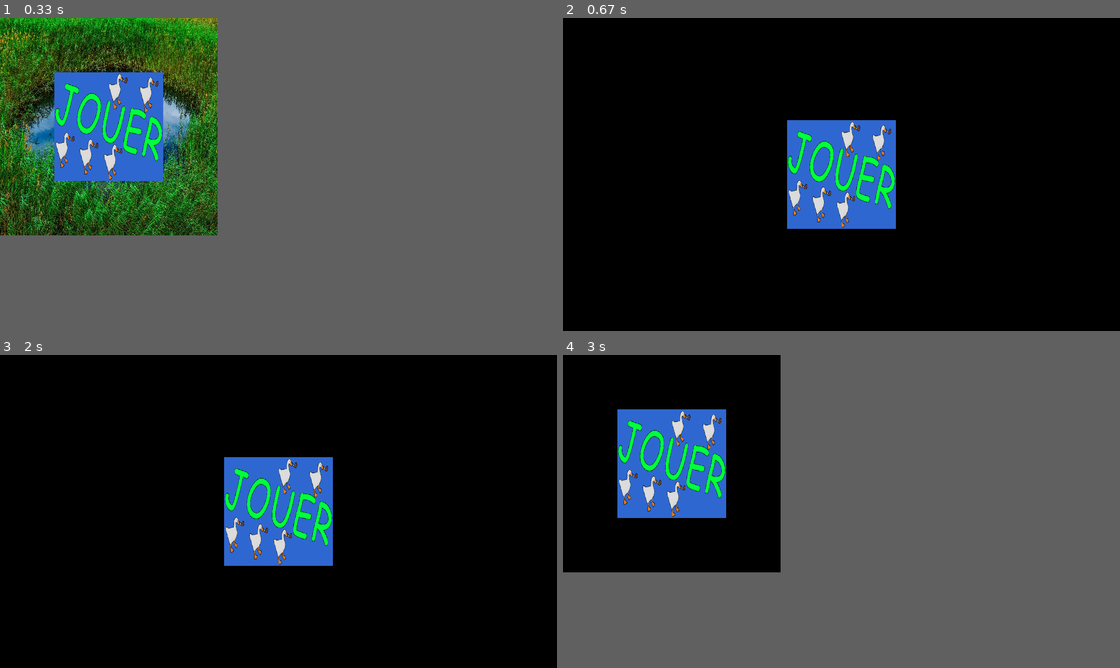
Above: before the commit, frames 1-4 (two rows, left to right).
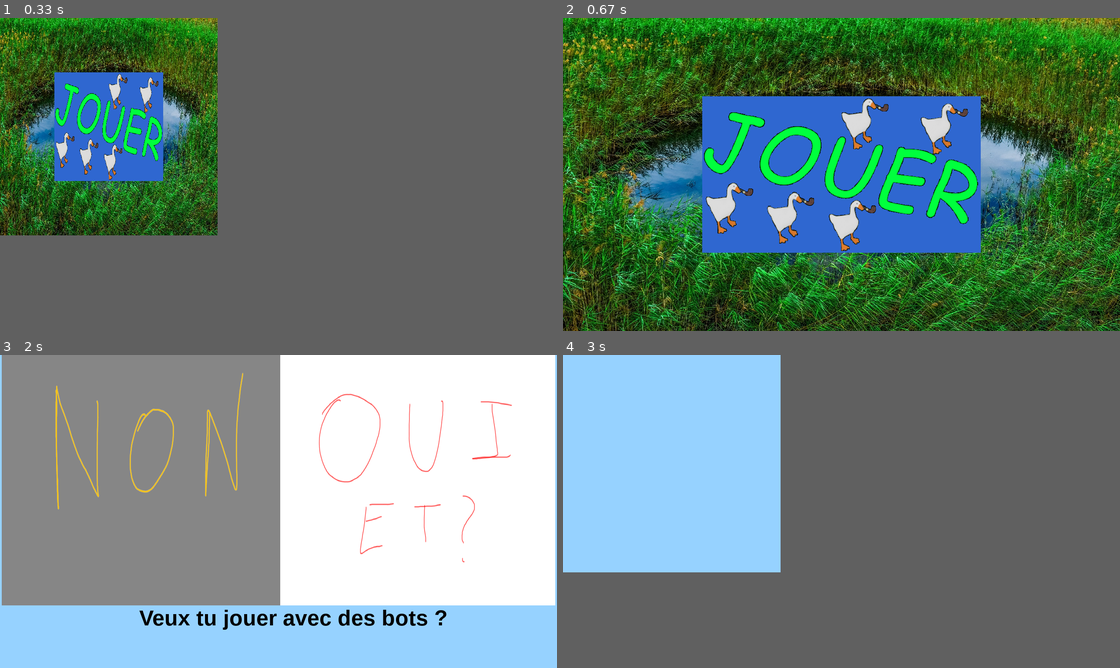
Above: after the commit, the same moments.

Repository: chokinyan/nsi-projet
Game: pygame game, started from projet nsi/projet.py
Two runs of this game, one before a commit and one after it. Both use one fixed random seed, a clock stepped at 60 frames per second and the inputs below.
Inputs (mouse positions are in pixels of both pictures, inside the frame that each line leads up to):
- Up to frame 1 (0.33 s): no input
- Up to frame 2 (0.67 s): hold F11 from 0.33 s (still down)
- Up to frame 3 (2 s): release F11 at 0.8 s; tap A at 0.83 s; click (345, 539) at 1.72 s
- Up to frame 4 (3 s): hold F11 2-2.47 s; click (663, 520) at 2.55 s; click (730, 498) at 2.88 s

Frame 1 is identical in both runs. In frame 2, 91% of the frame differs, in the area x 0-100%, y 0-100%; in frame 3, 99%; in frame 4, 27%.

Commit message:
finish of oop

Diff:
--- a/projet nsi/projet.py
+++ b/projet nsi/projet.py
@@ -129,10 +129,18 @@
 class etat_screen:
     def __init__(self,disp : screen) -> None:
         self.disp = disp
-        self.taille_screen = pyg.display.get_window_size();self.center = (disp.scr).get_rect().center;self.topleft = (disp.scr).get_rect().topleft;self.topright = (disp.scr).get_rect().topright;self.bottom = (disp.scr).get_rect().bottom;self.bottomleft =  (disp.scr).get_rect().bottomleft;self.bottomright = (disp.scr).get_rect().bottomright;self.left = (disp.scr).get_rect().left;self.right = (disp.scr).get_rect().right
+        self.__size__()
         self.dée = False
         self.etat = ""
         self.image_R = pyg.image.load(r"projet nsi\image\retour\Sans titre.png")
+
+    def __size__(self) -> None:
+        self.taille_screen = self.disp.scr.get_size();self.center = (self.disp.scr).get_rect().center;self.topleft = (self.disp.scr).get_rect().topleft;self.topright = (self.disp.scr).get_rect().topright;self.bottom = (self.disp.scr).get_rect().bottom;self.bottomleft =  (self.disp.scr).get_rect().bottomleft;self.bottomright = (self.disp.scr).get_rect().bottomright;self.left = (self.disp.scr).get_rect().left;self.right = (self.disp.scr).get_rect().right
+
+    def reload_screen(self) -> None:
+        self.__size__()
+        reload = getattr(self,self.etat)
+        reload()
 
     def debut(self)-> None:
         self.etat = "debut"
@@ -210,6 +218,11 @@
 
         bouton["B_retour"] = addp.Button(fild=self.image_R,y=pyg.display.get_window_size()[1]-self.image_R.get_height(),x=self.center[0]-self.image_R.get_width()/2)
         ((self.disp).scr).blit(texte,(self.center[0],0))
+
+    def choix_nom(self) -> None:
+        self.etat = "choix_nom"
+        ((self.disp).scr).fill((150,210,255,0))
+
 
     def partie(self) -> None:
         self.etat = "partie"
@@ -243,10 +256,6 @@
                 pyg.time.wait(300)
                 #Son\dée\test.mp3
 
-    def choix_nom(self) -> None:
-        self.etat = "choix_nom"
-        ((self.disp).scr).fill((150,210,255,0))
-
     def test(self) -> None:
         self.etat = "test"
         print(pyg.display.get_driver())
@@ -357,8 +366,7 @@
                 end = True
 
             elif event.type == pyg.WINDOWRESIZED:
-                etat.disp = ecran
-                getattr(etat,etat.etat)
+                etat.reload_screen()
 
             elif event.type == pyg.KEYDOWN:
                 if event.key == pyg.K_F11:
@@ -367,15 +375,16 @@
 
                     if window == ecran_taille[0]:
                         ecran.scr = pyg.display.set_mode(last_screen,pyg.RESIZABLE)
-                        etat.disp = ecran
-                        getattr(etat,etat.etat)
+                        etat.reload_screen()
                     else:
                         last_screen = pyg.display.get_window_size()
                         ecran.scr = pyg.display.set_mode((0,0),pyg.FULLSCREEN)
-                        etat.disp = ecran
-                        getattr(etat,etat.etat)
+                        etat.reload_screen()
+
                 if event.key == pyg.K_a:
-                    print(etat.etat)
+                    print(pyg.display.get_window_size())
+                    print(ecran.scr.get_size())
+                    print(etat.disp.scr.get_size())
 
             """elif event.type == pyg.WINDOWFOCUSLOST:
                 py.notification.notify(
